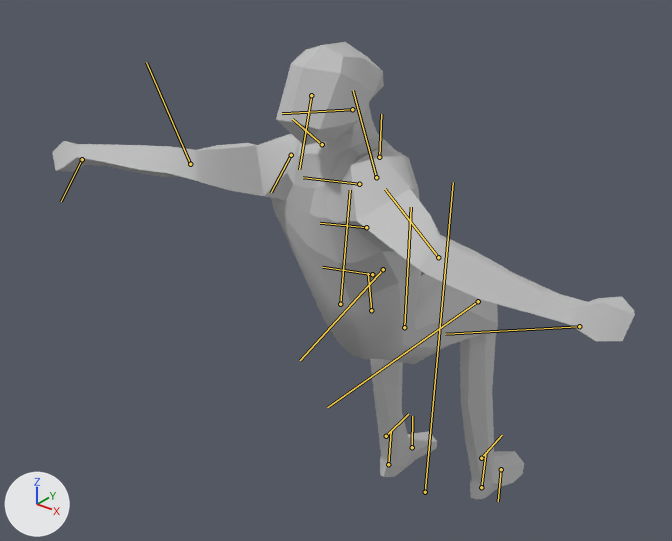
A saved change to the FBX model Character/animationComponents/samOfficeAnimation.fbx.
Both versions are drawn from a 50 mm camera at (1.882, -1.956, 1.903) aimed at (0.477, -0.2, 0.814). The lights are fixed; the arrows at lower left show +X, +Y and +Z. Both versions are drawn at frame 160 of the action 'Take 001'; the numbers are the values there. The bones that bend it are drawn over the model as lines.

In view in the first picture: 'characterLowPoly:polySurface1'.
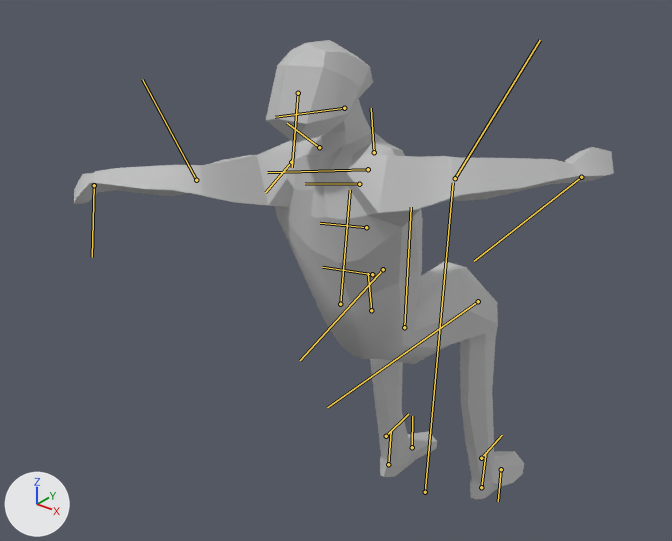
Where the change shows, as pixel boxes (x1, y1, x2, y2) in the pictures (672 x 541 px):
'characterLowPoly:polySurface1', posed (7% narrower): before (52, 42, 635, 500); after (74, 40, 614, 500)
bone 'Upper_Back_Jnt', root to tip: before (359, 184) to (303, 177); after (359, 184) to (305, 183)
bone 'Shoulder_R_Jnt', root to tip: before (376, 177) to (353, 90); after (368, 169) to (267, 172)
bone 'Elbow_R_Jnt', root to tip: before (438, 257) to (385, 189); after (455, 178) to (540, 40)
bone 'Wrist_L_Jnt', root to tip: before (82, 159) to (61, 201); after (94, 185) to (92, 257)

The change, as a diff of the scene's bpy script:
```diff
--- a/Character/animationComponents/samOfficeAnimation.fbx.py
+++ b/Character/animationComponents/samOfficeAnimation.fbx.py
@@ bone_upper_back_jnt @@
 bone_upper_back_jnt = bpy.data.objects['Joint_Grp'].pose.bones['Upper_Back_Jnt']  # child of 'Mid_Back_Jnt'
-bone_upper_back_jnt.rotation_quaternion = (0.997, 0.0, 0.069, 0.018)  # degrees (0, 8, 2)
+bone_upper_back_jnt.rotation_quaternion = (0.995, 0.013, 0.087, -0.043)  # degrees (1, 10, -5)
@@ bone_shoulder_r_jnt @@
 bone_shoulder_r_jnt = bpy.data.objects['Joint_Grp'].pose.bones['Shoulder_R_Jnt']  # child of 'Clavicle_R_Jnt'
-bone_shoulder_r_jnt.rotation_quaternion = (0.931, 0.052, 0.345, 0.106)  # degrees (13, 39, 18)
+bone_shoulder_r_jnt.rotation_quaternion = (0.705, 0.458, 0.541, 0.028)  # degrees (90, 48, 52)
@@ bone_elbow_r_jnt @@
 bone_elbow_r_jnt = bpy.data.objects['Joint_Grp'].pose.bones['Elbow_R_Jnt']  # child of 'Shoulder_R_Jnt'
-bone_elbow_r_jnt.rotation_quaternion = (0.936, 0.345, 0.032, 0.065)  # degrees (40, 1, 8)
+bone_elbow_r_jnt.rotation_quaternion = (0.793, -0.167, 0.25, -0.53)  # degrees (-33, 13, -71)
@@ bone_wrist_l_jnt @@
 bone_wrist_l_jnt = bpy.data.objects['Joint_Grp'].pose.bones['Wrist_L_Jnt']  # child of 'Elbow_L_Jnt'
-bone_wrist_l_jnt.rotation_quaternion = (0.946, -0.083, 0.116, 0.292)  # degrees (-5, 15, 34)
+bone_wrist_l_jnt.rotation_quaternion = (0.886, -0.022, 0.305, 0.35)  # degrees (12, 34, 47)
```
